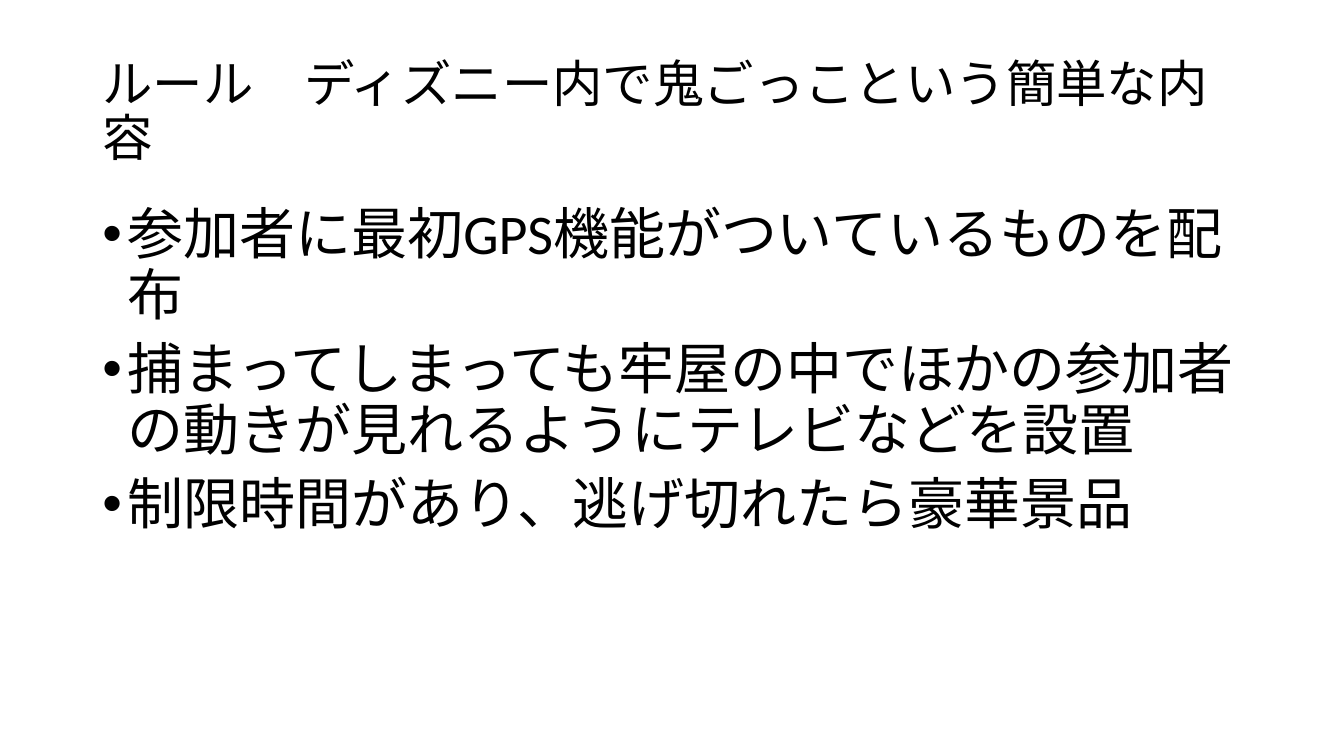
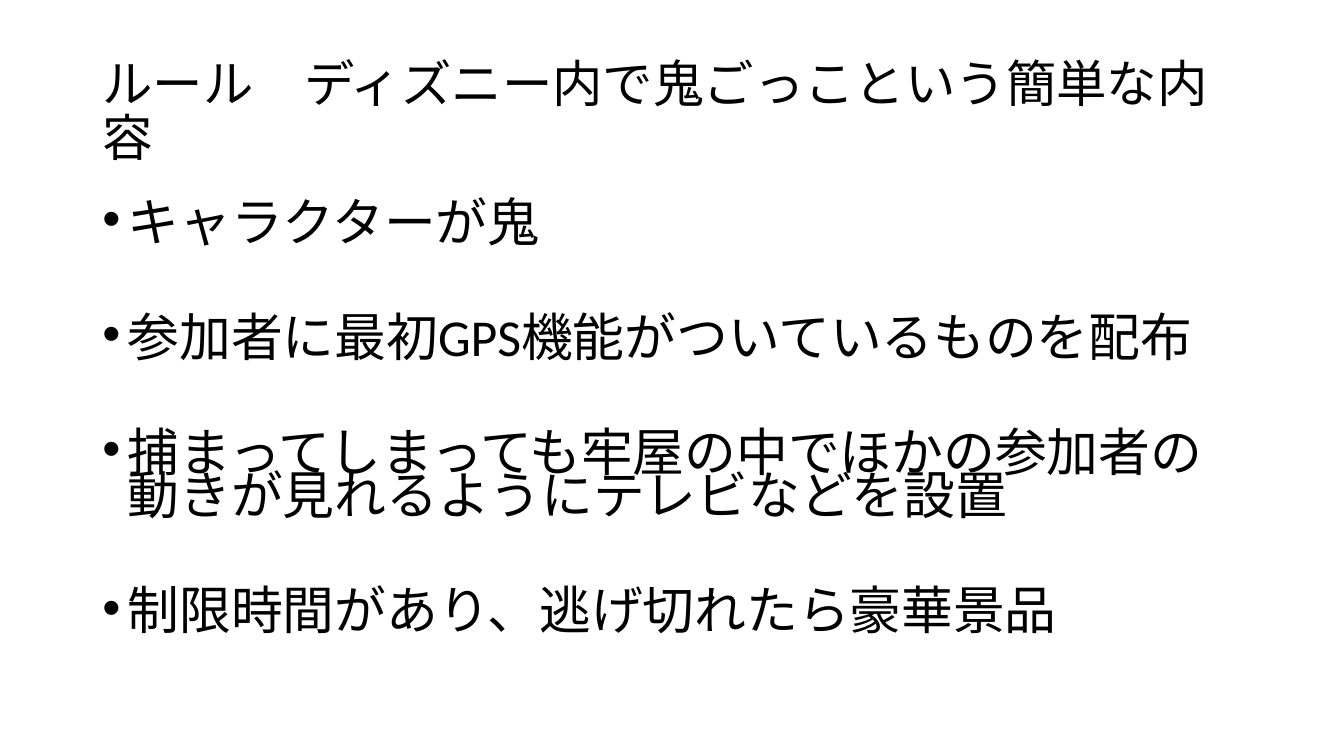
Before and after one commit to tamauniv-2015-it2/it2-class02-tanaka, a slide deck: slide 2 of final-nakajibrothers/nakajibrothers.pptx. Drawn at 1344x756 pixels with LibreOffice and Linux fonts; fonts in the diff are those of the drawing. Boxes give left, top, right and bottom in pixels: in the first picture for what was removed or moved away, otherwise in the second. Text is boxed around its words. In the diff, an @@ line names an element or a change of style, - is before the commit and + after.

```diff
--- a/final-nakajibrothers/nakajibrothers.pptx
+++ b/final-nakajibrothers/nakajibrothers.pptx
@@ text at (128, 197, 540, 246): paragraph added @@
+• キャラクターが鬼
@@ text at (128, 312, 1202, 634): size 40 to 37 pt; line spacing 0.9 to 0.7 @@
```
Also in this commit, not shown: 2 slides added, 1 slide removed.
